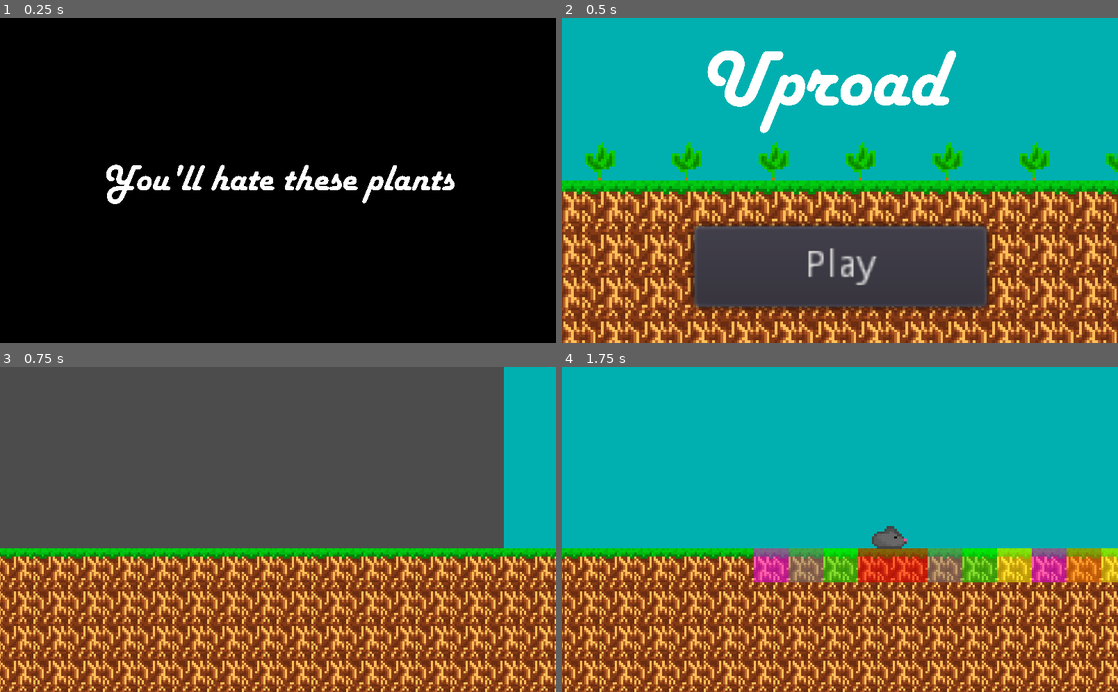
Above: before the commit, frames 1-4 (two rows, left to right).
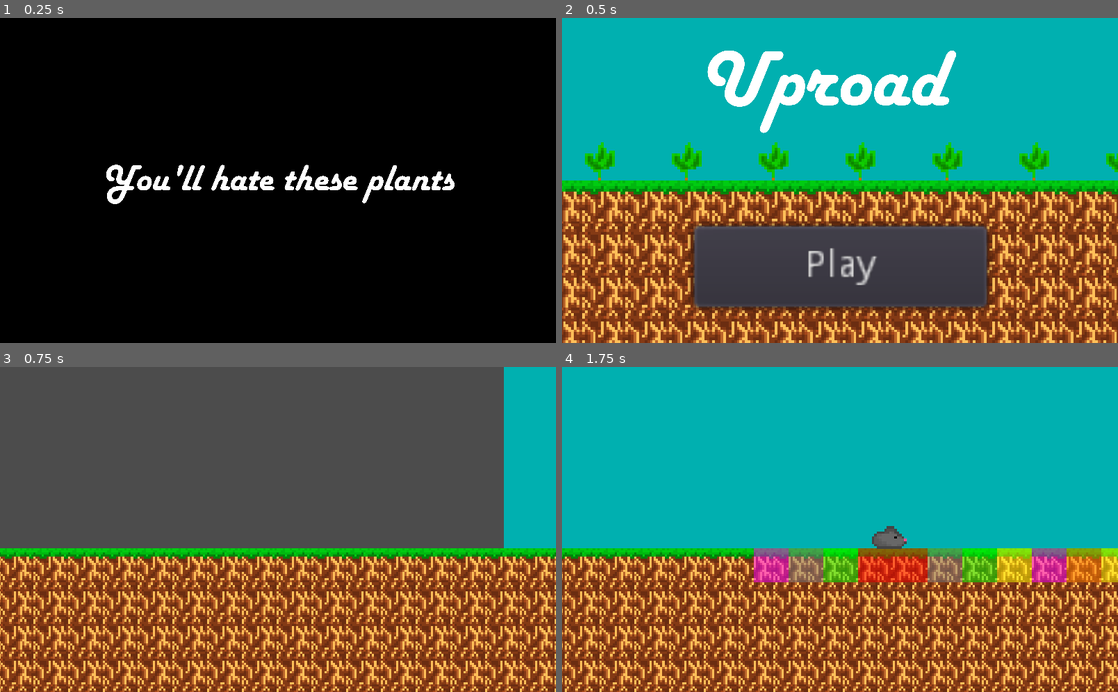
Above: after the commit, the same moments.

Repository: EndersteveGamer/GGJ-2023
Game: Godot game, scene res://Scene/Intro/Intro.tscn
The game is run twice, just before and just after one commit, with the same random seed, the same clock (stepped at 60 frames per second) and the same inputs.
Inputs:
- Up to frame 1 (0.25 s): no input
- Up to frame 2 (0.5 s): no input
- Up to frame 3 (0.75 s): click "Play" at 0.5 s
- Up to frame 4 (1.75 s): hold Right (ui_right) from 1.28 s (still down)

The runs differ from the first frame. In frame 1, less than 0.1% of the frame differs, in the area x 19-81%, y 45-58%; in frame 2, less than 0.1%, in the area x 26-71%, y 10-36%; in frame 3, nothing differs; in frame 4, nothing differs.

Commit message:
Still trying to fix the bug of the end screen

Diff:
--- a/The Other Godot Project/Fonts/HARLOWSI font.tres
+++ b/The Other Godot Project/Fonts/HARLOWSI font.tres
@@ -4,4 +4,5 @@
 
 [resource]
 size = 1000
+use_filter = true
 font_data = ExtResource( 1 )
--- a/The Other Godot Project/Scene/End Screen.tscn
+++ b/The Other Godot Project/Scene/End Screen.tscn
@@ -73,14 +73,14 @@
 margin_bottom = 491.0
 color = Color( 0, 0.690196, 0.690196, 1 )
 
-[node name="Label" type="Label" parent="."]
-margin_left = -261.0
-margin_top = -270.0
-margin_right = 2792.0
-margin_bottom = 994.0
+[node name="TimeDisplay" type="Label" parent="."]
+margin_left = -395.0
+margin_top = -290.0
+margin_right = 4873.0
+margin_bottom = 974.0
 rect_scale = Vector2( 0.15, 0.15 )
-size_flags_vertical = 0
 custom_fonts/font = ExtResource( 6 )
-text = "Uproad"
+text = "Placeholder"
 align = 1
 valign = 1
+percent_visible = -0.166667
--- a/The Other Godot Project/Script/End Screen/End Screen.gd
+++ b/The Other Godot Project/Script/End Screen/End Screen.gd
@@ -3,14 +3,15 @@
 var timeTaken : float = 0
 var isGameEnded : bool = false
 var timeBeforeEnding : float = 10
+onready var label = get_node("/root/EndScreen/TimeDisplay")
 
 func _ready():
 	pass
 
 func _process(delta):
 	if isGameEnded:
-		$Label.text = "Time taken: " + str(round(timeTaken))
-		$Label.update()
+		$TimeDisplay.text = "Time taken: " + str(round(timeTaken))
+		print(label.text)
 		timeBeforeEnding -= delta
 		if timeBeforeEnding <= 0:
 			get_tree().change_scene("res://Scene/Main Menu.tscn")
